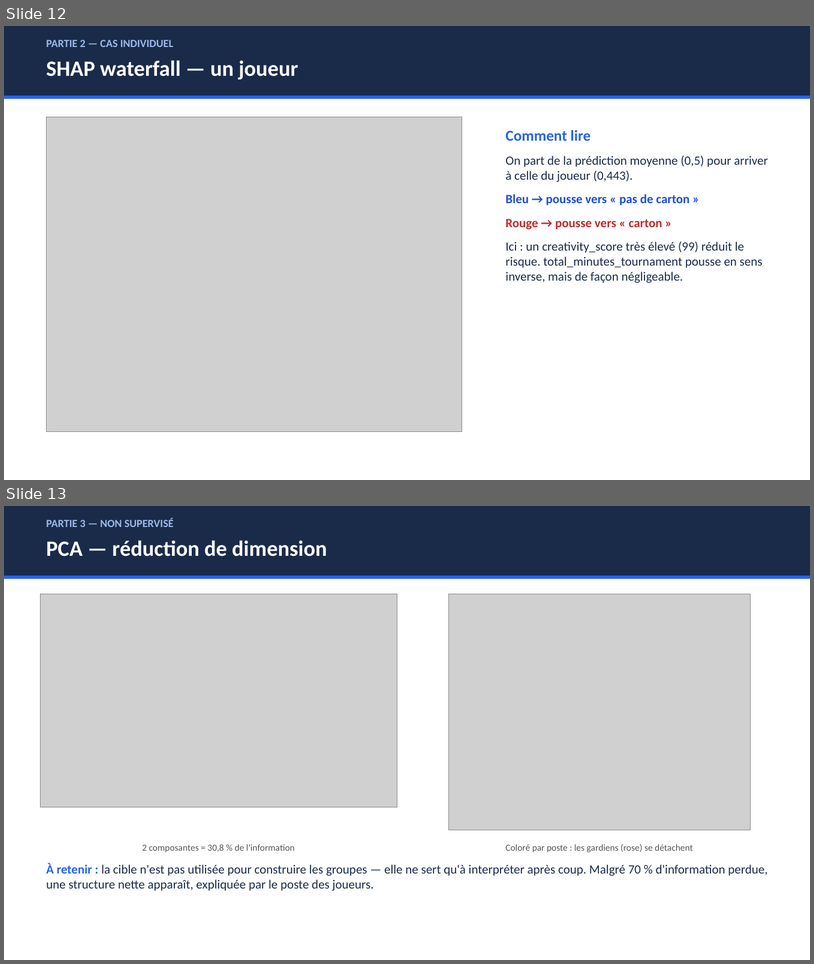
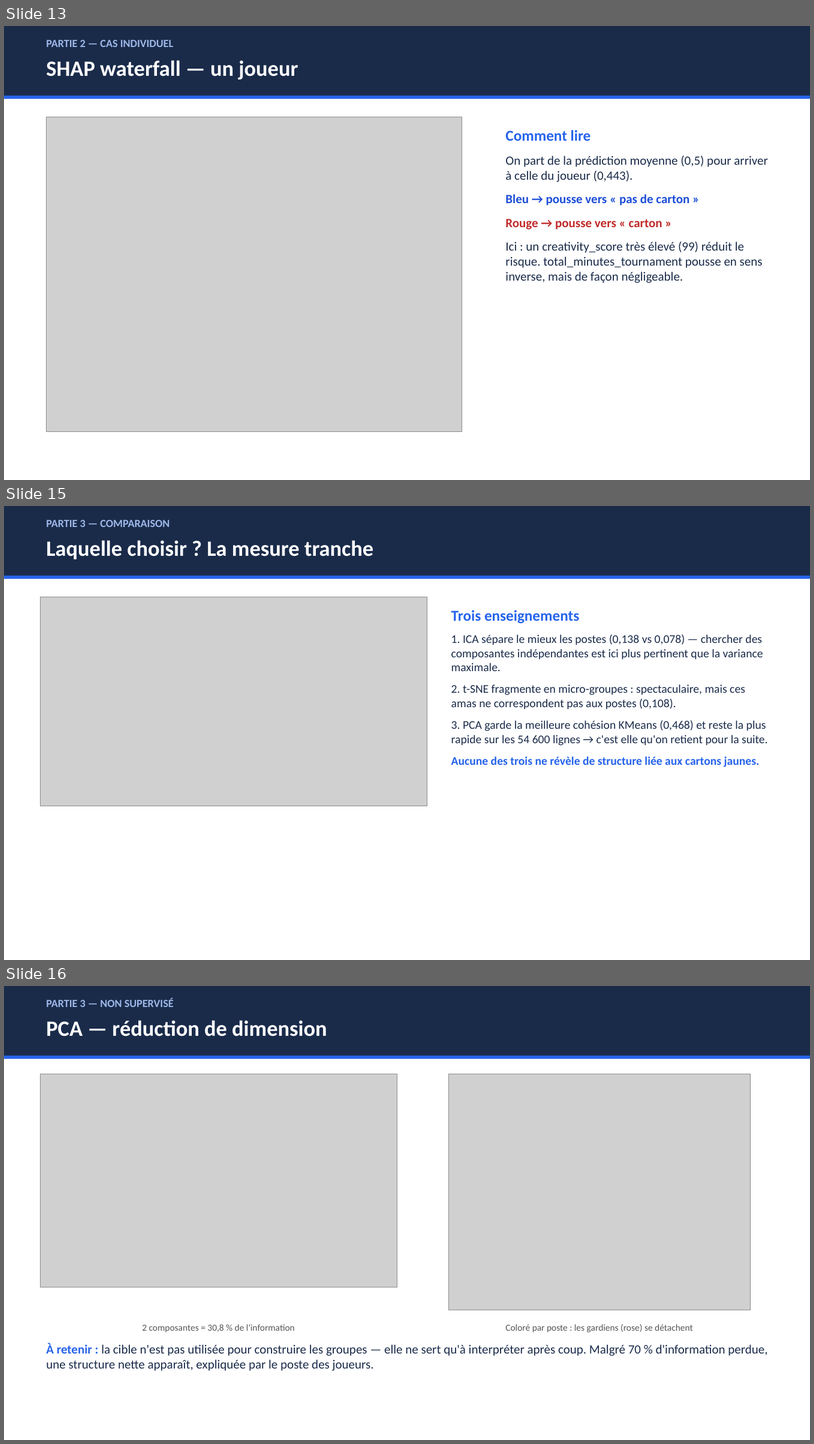
Before and after one commit to RobinsanKiritheepan/Cours_Python, a slide deck: Cours_IA/Machine_learning/Cartons_Jaunes_FIFA2026/Presentation_ML_FIFA.pptx. Shown one above the other, each under a label of ours: slides 12 and 13 before the commit, slides 13, 15 and 16 after it; the slides between them are not shown. The pictures are 814x964 and 814x1444 pixels, drawn with LibreOffice and Linux fonts; fonts in the diff are those of the drawing; grey boxes stand for pictures. Boxes give left, top, right and bottom in pixels: in the first picture for what was removed or moved away, otherwise in the second. Text is boxed around its words. In the diff, an @@ line names an element or a change of style, - is before the commit and + after.

Commit message:
Partie 3 : ajoute ICA et t-SNE, et compare les trois reductions de dimension
L'enonce exige au moins deux techniques de reduction de dimension : seule PCA
etait faite. Ajoute ICA et t-SNE avec une comparaison quantitative par score de
silhouette, plus le tableau des meilleurs hyperparametres egalement exige.
Rapport porte a 13 pages, presentation a 18 slides.

```diff
--- a/Cours_IA/Machine_learning/Cartons_Jaunes_FIFA2026/Presentation_ML_FIFA.pptx
+++ b/Cours_IA/Machine_learning/Cartons_Jaunes_FIFA2026/Presentation_ML_FIFA.pptx
@@ slide 15 added at bbox=[4, 506, 810, 960], background #FFFFFF @@
@@ rectangle added at bbox=[4, 506, 810, 576], fill #1A2B4A @@
@@ text added at bbox=[46, 520, 170, 527], 13 pt, text #9DB8E8, bold @@
+PARTIE 3 — COMPARAISON
@@ text added at bbox=[46, 540, 374, 559], 26 pt, text #FFFFFF, bold @@
+Laquelle choisir ? La mesure tranche
@@ rectangle added at bbox=[4, 576, 810, 579], fill #2563EB @@
@@ picture added at bbox=[40, 597, 428, 805] @@
@@ text added at bbox=[452, 610, 768, 767], 14 pt, text #1A2B4A @@
+Trois enseignements
+1. ICA sépare le mieux les postes (0,138 vs 0,078) — chercher des composantes indépendantes est ici plus pertinent que la variance maximale.
+2. t-SNE fragmente en micro-groupes : spectaculaire, mais ces amas ne correspondent pas aux postes (0,108).
+3. PCA garde la meilleure cohésion KMeans (0,468) et reste la plus rapide sur les 54 600 lignes → c'est elle qu'on retient pour la suite.
+Aucune des trois ne révèle de structure liée aux cartons jaunes.
@@ what was slide 12 is now slide 13 @@
@@ what was slide 13 is now slide 16 @@
```
Also in this commit, not shown: 2 other slides added, 5 other files.
